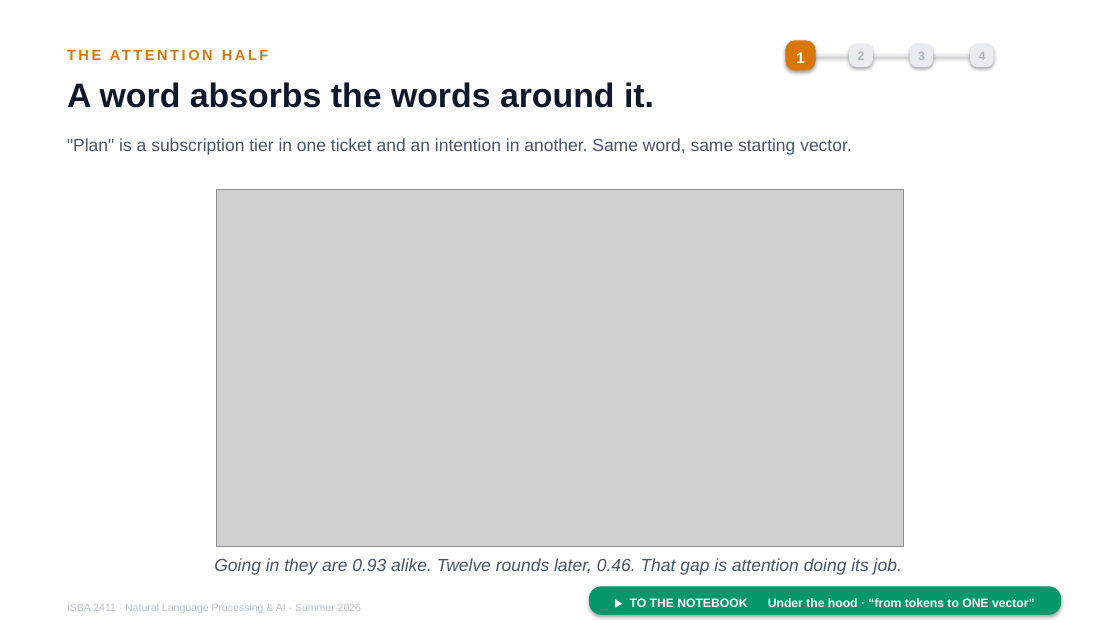
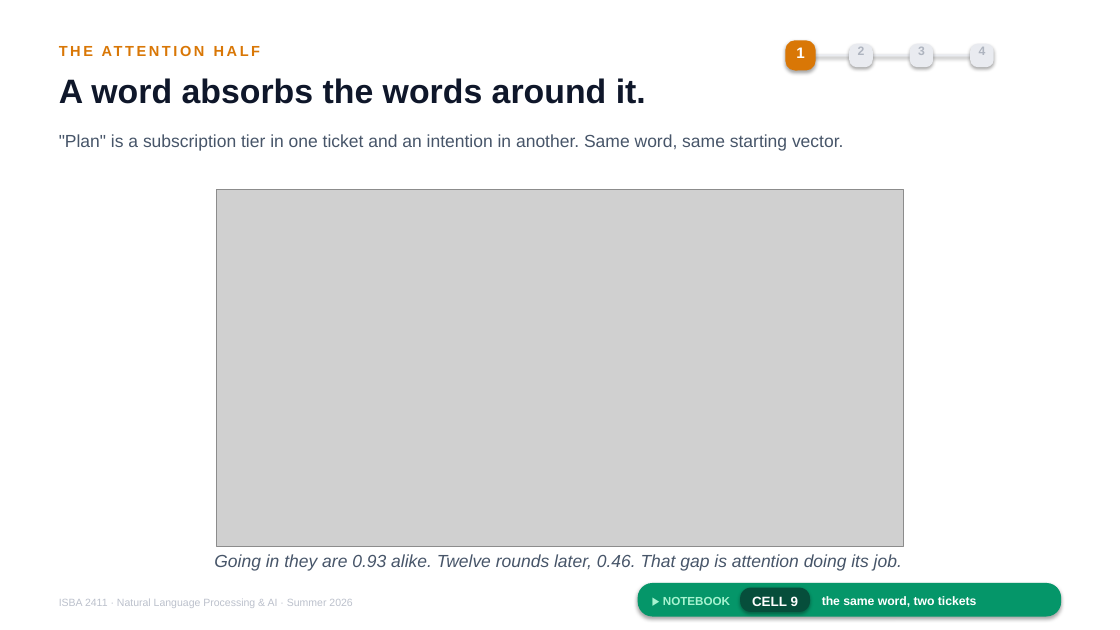
Before and after one commit to JulesMalin/isba2411-nlp, a slide deck: slide 10 of Week 7/L13_Support_Copilot.pptx. Drawn at 1120x630 pixels with LibreOffice and Linux fonts; fonts in the diff are those of the drawing; grey boxes stand for pictures. Boxes give left, top, right and bottom in pixels: in the first picture for what was removed or moved away, otherwise in the second. Text is boxed around its words. In the diff, an @@ line names an element or a change of style, - is before the commit and + after.

```diff
--- a/Week 7/L13_Support_Copilot.pptx
+++ b/Week 7/L13_Support_Copilot.pptx
@@ 8 texts: place and size @@
-8 texts at (67, 52, 986, 613)
+8 texts at (59, 47, 986, 608)
@@ text removed at (630, 598, 1035, 607) @@
-▶ TO THE NOTEBOOK Under the hood · “from tokens to ONE vector”
@@ rounded rectangle: place and size @@
-rounded rectangle at (589, 586, 1061, 615)
+rounded rectangle at (638, 583, 1061, 617)
@@ text added at (663, 597, 730, 605), 10 pt, text #A7F3D0, bold @@
+▶ NOTEBOOK
@@ rounded rectangle added at (740, 588, 810, 613), fill #064E3B @@
@@ text added at (752, 595, 798, 609), 11.5 pt, text #FFFFFF, bold @@
+CELL 9
@@ text added at (822, 596, 977, 607), 10.5 pt, text #FFFFFF, bold @@
+the same word, two tickets
```
Also in this commit, not shown: 16 other slides changed.
